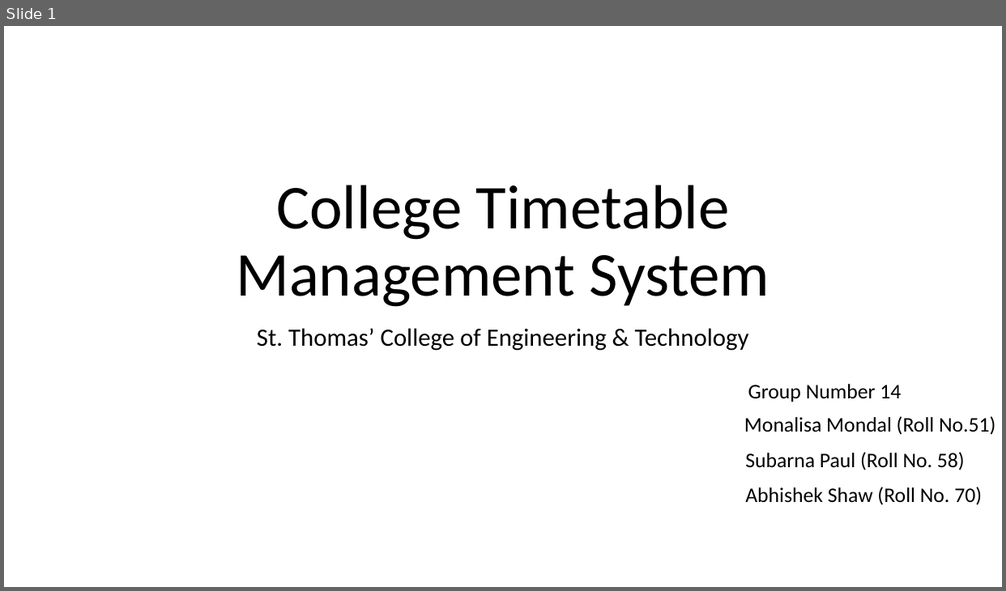
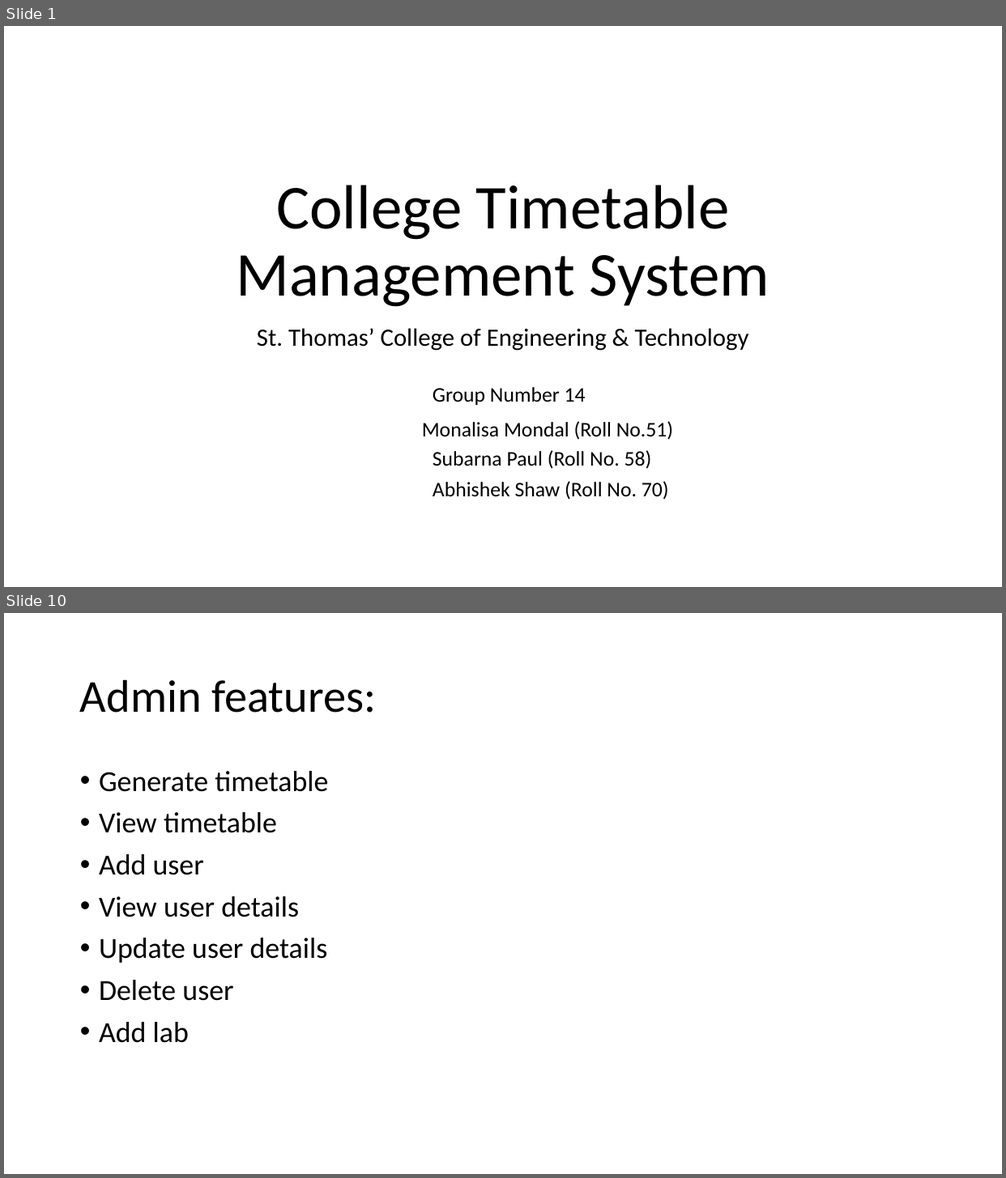
Before and after one commit to abhishekshaw21/Timetable, a slide deck: College Timetable Management System.pptx. Shown one above the other, each under a label of ours: slide 1 before the commit, slides 1 and 10 after it; the slides between them are not shown. The pictures are 1006x591 and 1006x1178 pixels, drawn with LibreOffice and Linux fonts; fonts in the diff are those of the drawing. Boxes give left, top, right and bottom in pixels: in the first picture for what was removed or moved away, otherwise in the second. Text is boxed around its words. In the diff, an @@ line names an element or a change of style, - is before the commit and + after.

```diff
--- a/College Timetable Management System.pptx
+++ b/College Timetable Management System.pptx
@@ slide 10 added at [4, 613, 1002, 1174], background #FFFFFF @@
@@ title added at [80, 679, 377, 713], 44 pt, text #000000 @@
+Admin features:
@@ text added at [99, 771, 328, 1043], 28 pt, text #000000 @@
+• Generate timetable
+• View timetable
+• Add user
+• View user details
+• Update user details
+• Delete user
+• Add lab
@@ slide 1 changed as well @@
@@ text "Group Number 14": place and size @@
-text "Group Number 14" at [748, 384, 901, 402]
+text "Group Number 14" at [432, 387, 586, 405]
@@ text "Monalisa Mondal (Roll No.51)": place and size @@
-text "Monalisa Mondal (Roll No.51)" at [744, 416, 995, 435]
+text "Monalisa Mondal (Roll No.51)" at [422, 421, 673, 440]
@@ text "Subarna Paul (Roll No. 58)": place and size @@
-text "Subarna Paul (Roll No. 58)" at [745, 452, 965, 471]
+text "Subarna Paul (Roll No. 58)" at [432, 450, 652, 469]
@@ text "Abhishek Shaw (Roll No. 70)": place and size @@
-text "Abhishek Shaw (Roll No. 70)" at [745, 487, 982, 506]
+text "Abhishek Shaw (Roll No. 70)" at [432, 481, 669, 500]
```
Also in this commit, not shown: 65 other slides added, 3 slides removed.
